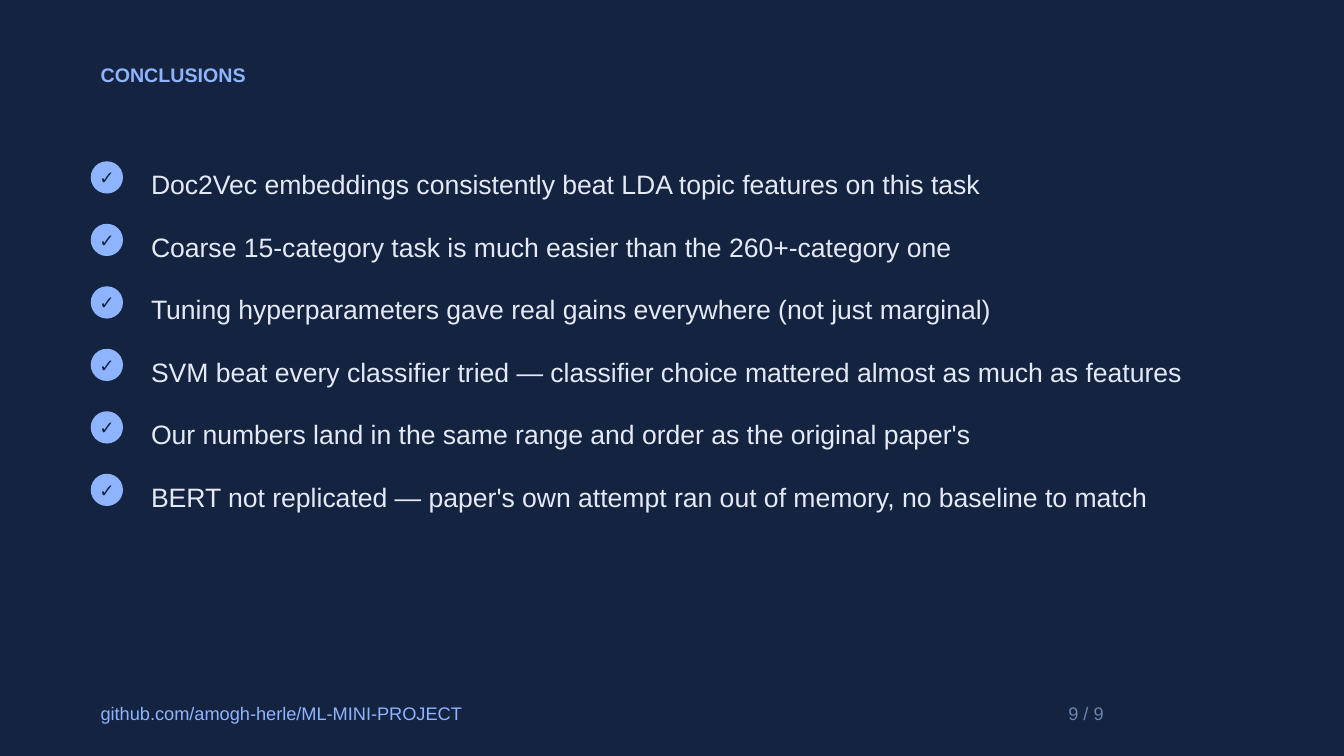
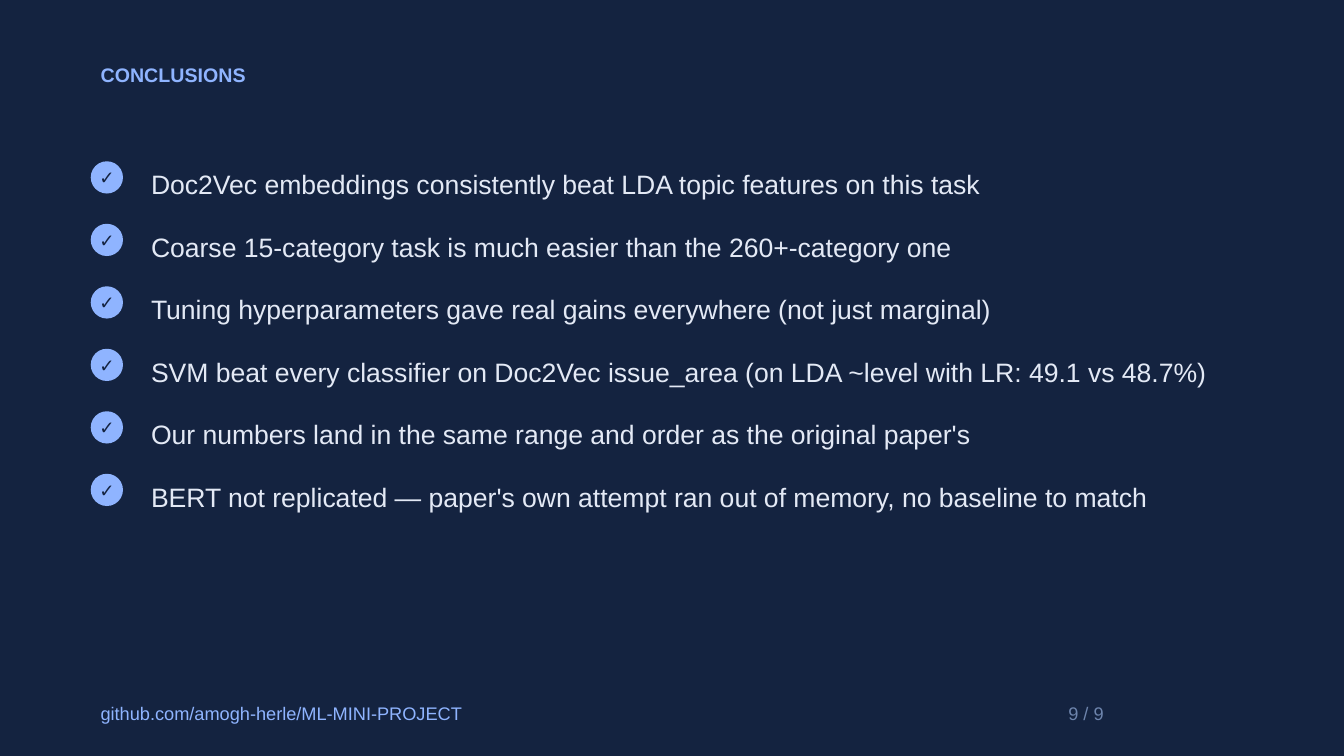
Before and after one commit to amogh-herle/ML-MINI-PROJECT, a slide deck: slide 9 of report/slides.pptx. Drawn at 1344x756 pixels with LibreOffice and Linux fonts; fonts in the diff are those of the drawing. Boxes give left, top, right and bottom in pixels: in the first picture for what was removed or moved away, otherwise in the second. Text is boxed around its words. In the diff, an @@ line names an element or a change of style, - is before the commit and + after.

```diff
--- a/report/slides.pptx
+++ b/report/slides.pptx
@@ text at [151, 362, 1206, 387]: text changed @@
-SVM beat every classifier tried — classifier choice mattered almost as much as features
+SVM beat every classifier on Doc2Vec issue_area (on LDA ~level with LR: 49.1 vs 48.7%)
```
Also in this commit, not shown: 1 other slide changed, 4 other files.
